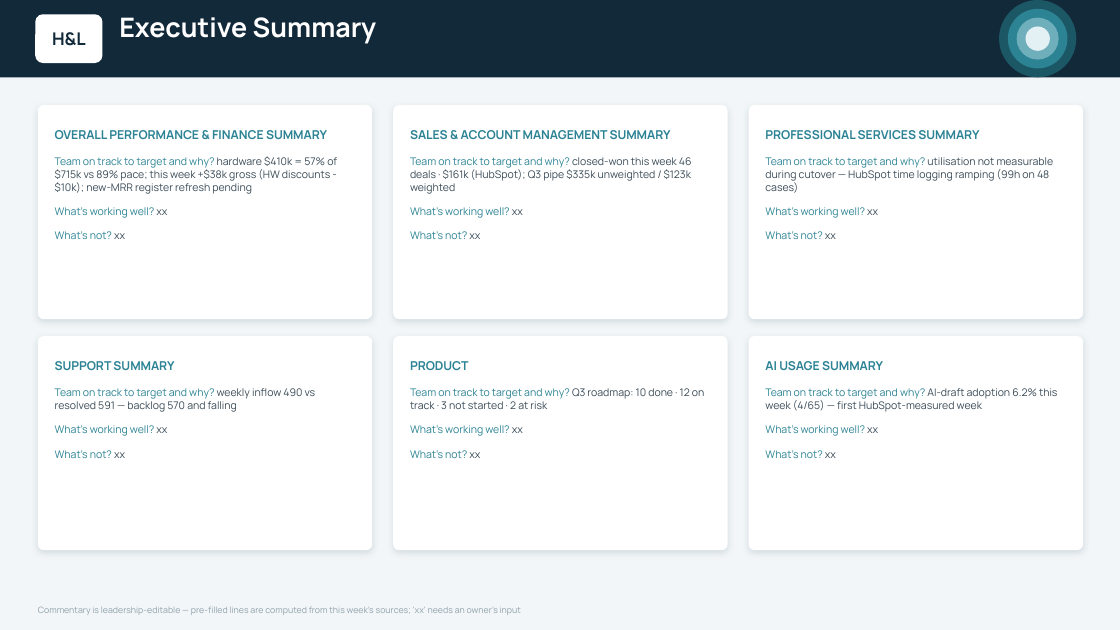
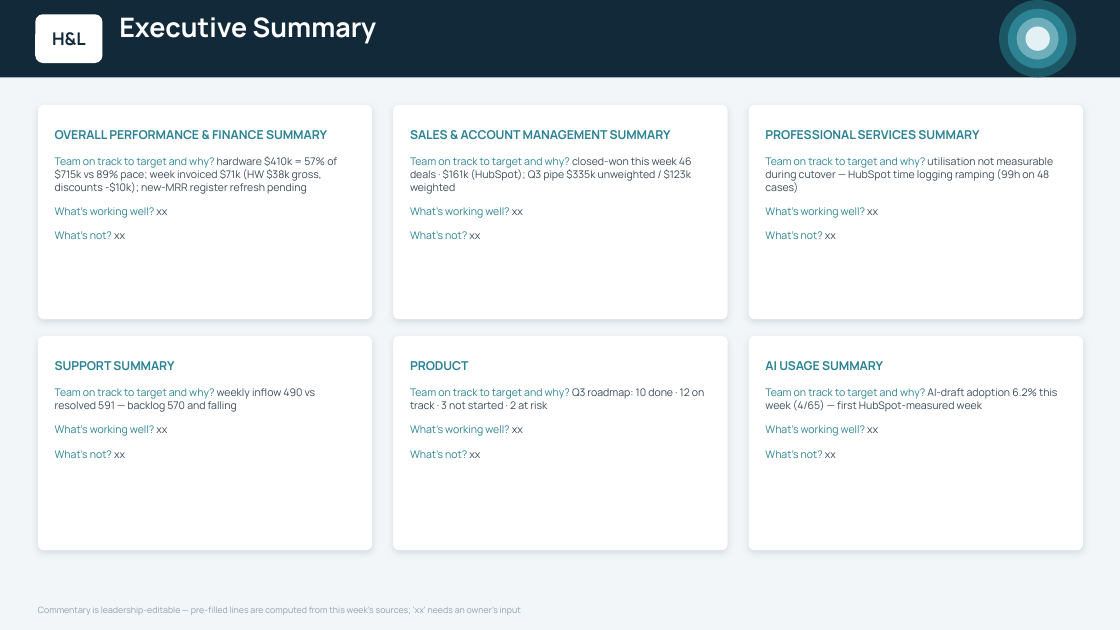
Before and after one commit to ihorner-hl/leadership-reporting, a slide deck: slide 4 of exec-deck/output/H&L Weekly Update - WC 14 Sep 2026.pptx. Drawn at 1120x630 pixels with LibreOffice and Linux fonts; fonts in the diff are those of the drawing. Boxes give left, top, right and bottom in pixels: in the first picture for what was removed or moved away, otherwise in the second. Text is boxed around its words. In the diff, an @@ line names an element or a change of style, - is before the commit and + after.

```diff
--- a/exec-deck/output/H&L Weekly Update - WC 14 Sep 2026.pptx
+++ b/exec-deck/output/H&L Weekly Update - WC 14 Sep 2026.pptx
@@ text at <box>55,156,337,194</box>: text changed @@
-Team on track to target and why? hardware $410k = 57% of $715k vs 89% pace; this week +$38k gross (HW discounts -$10k); new-MRR register refresh pending
+Team on track to target and why? hardware $410k = 57% of $715k vs 89% pace; week invoiced $71k (HW $38k gross, discounts -$10k); new-MRR register refresh pending
```
Also in this commit, not shown: 7 other slides changed, 1 slide added, 2 other files.
